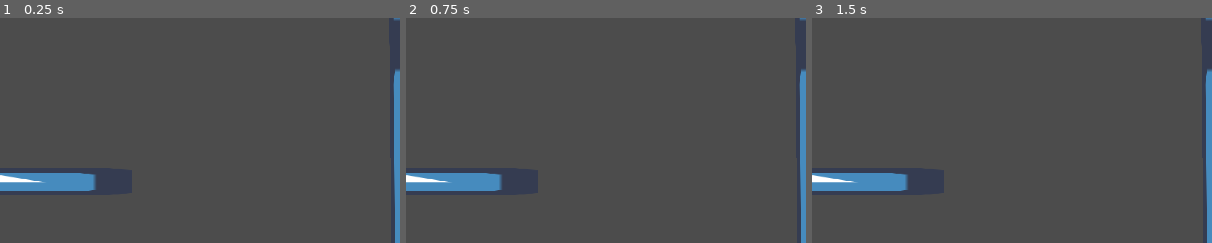
Above: before the commit, frames 1-3 (left to right).
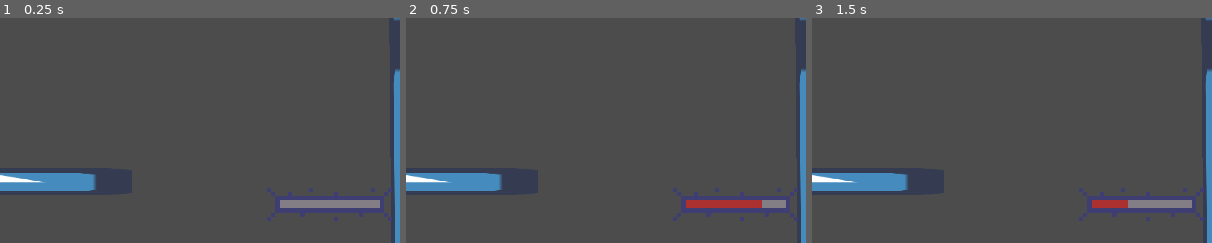
Above: after the commit, the same moments.

Repository: KoshakiDev/GodotWildJam13Mar2021
Game: Godot game, scene res://Levels/DebugLevel.tscn
Two runs of this game, one before a commit and one after it. Both use one fixed random seed, a clock stepped at 60 frames per second and the inputs below. The engine's default icon, where the game draws it, is replaced by a stand-in: a white triangle on a blue panel in a dark square.
Inputs:
- Up to frame 1 (0.25 s): no input
- Up to frame 2 (0.75 s): hold Right (move_right) from 0.53 s (still down); hold Space (jump, bound only before the commit) from 0.53 s (still down)
- Up to frame 3 (1.5 s): tap Enter at 1.25 s; release Right (move_right) at 1.28 s; release Space (jump, bound only before the commit) at 1.28 s; hold Left (move_left) from 1.28 s (still down); tap Space (jump, bound only before the commit) at 1.35 s
The pictures show only the part of the screen within x 50-100%, y 50-100%; the shares and areas given below are measured in that part.

The runs differ from the first frame. In frame 1, 2.3% of the frame differs, in the area x 66-98%, y 75-91%; in frame 2, 2.3%; in frame 3, 2.3%.

Commit message:
added energy system and active/passive module types

Diff:
--- a/Entities/Player/Player.gd
+++ b/Entities/Player/Player.gd
@@ -1,11 +1,29 @@
+class_name Player
 extends RigidBody2D
 
 
+signal hit_ground()
+signal left_ground()
+
 export var max_linear_velocity := Vector2(500, -1)
 
+
+var on_ground: bool = false
 
 func _physics_process(delta):
 	if max_linear_velocity.x >= 0:
 		linear_velocity.x = min(linear_velocity.x, max_linear_velocity.x)
 	if max_linear_velocity.y >= 0:
 		linear_velocity.y = min(linear_velocity.y, max_linear_velocity.y)
+
+	var hit_ground := test_motion(Vector2.DOWN * 5)
+
+	if not on_ground and hit_ground:
+		emit_signal("hit_ground")
+	elif on_ground and not hit_ground:
+		emit_signal("left_ground")
+	on_ground = hit_ground
+
+func setup(hud: HUD):
+	$ModuleManager.connect("energy_changed", hud, "update_energy_bar")
+	connect("hit_ground", $ModuleManager, "refill_energy")
--- /dev/null
+++ b/Levels/DebugLevel.gd
@@ -0,0 +1,8 @@
+extends Node2D
+
+
+onready var hud := $HUD
+onready var player := $Player
+
+func _ready():
+	player.setup(hud)
--- a/Levels/DebugLevel.tscn
+++ b/Levels/DebugLevel.tscn
@@ -1,9 +1,12 @@
-[gd_scene load_steps=3 format=2]
+[gd_scene load_steps=5 format=2]
 
 [ext_resource path="res://Obstacles/Platform.tscn" type="PackedScene" id=1]
 [ext_resource path="res://Entities/Player/Player.tscn" type="PackedScene" id=2]
+[ext_resource path="res://HUD/HUD.tscn" type="PackedScene" id=3]
+[ext_resource path="res://Levels/DebugLevel.gd" type="Script" id=4]
 
 [node name="DebugLevel" type="Node2D"]
+script = ExtResource( 4 )
 
 [node name="Platforms" type="Node2D" parent="."]
 
@@ -58,3 +61,11 @@
 position = Vector2( 255.943, -44.3199 )
 mass = 0.5
 gravity_scale = 3.0
+
+[node name="HUD" parent="." instance=ExtResource( 3 )]
+anchor_left = 0.0
+anchor_top = 0.0
+anchor_right = 1.0
+anchor_bottom = 1.0
+margin_right = 1920.0
+margin_bottom = 1080.0
--- a/Modules/Module.gd
+++ b/Modules/Module.gd
@@ -1,6 +1,20 @@
 class_name Module
 extends Node2D
 
+
+enum Type {
+	Passive,
+	Active,
+}
+
+# The mass this module will add to the body
+export var mass: float = 0
+# The amount of energy this module reserves (reduces max_energy of the player).
+export var energey_reserved: float = 0
+# The amount of energy this modules consumes when activated (only for active modules).
+export var energy_consumption: float = 0
+
+export(Type) var module_type: int = 0
 
 # Used to keep track of the modules that were connected to each of the connectors.
 # Keys are the connectors (Connector) values are the modules (Module).
@@ -13,6 +27,13 @@
 
 onready var connections := $Connections.get_children()
 onready var colliders := $CollisionBoxes.get_children()
+
+
+## Override functions:
+
+# Called whenever this module should be used (only for active-type modules).
+func use(_event: InputEvent):
+	pass
 
 
 func _ready():
--- a/Modules/ModuleManager.gd
+++ b/Modules/ModuleManager.gd
@@ -1,10 +1,91 @@
 class_name ModuleManager
 extends Node2D
 
+# Emitted whenever the module energy changes.
+signal energy_changed(energy, max_energy)
 
-func _ready():
-	print(Vector2.LEFT.angle())
+
+# Maximum energy.
+export var max_energy := 100
+
+# Mass of all the modules together.
+var accumulated_mass: float
+# Current energy.
+var energy: float
+# Currently reserved (unusable) energy.
+var energy_reserved: float
+
+# Dictionary keeping track of which input action is used for which module.
+# Keys are the names of the actions (String), values are modules (Module).
+var use_mapping := {}
+
+
+func _ready() -> void:
 	var head: Module = $PlayerHead
 	var thruster: Module = $Thruster
+
+	# Register the modules.
+	register_module(head)
+	register_module(thruster, "use_module_1")
+
+	# Connect the thruster to the head.
 	head.connect_module(thruster, head.get_connector_in(Vector2.DOWN),
 		thruster.get_connector_in(Vector2.UP))
+
+	# Refill energy initially.
+	refill_energy()
+
+func _unhandled_input(event: InputEvent):
+	# Check if any of the use_mapping actions are pressed.
+	for input_action in use_mapping:
+		if event.is_action_pressed(input_action):
+			# Use the module associated with this action.
+			use_module(use_mapping[input_action], event)
+
+
+# Registers a module to add its mass, reserved energy and add it's input action.
+# Automatically subtracts those values when the module is freed (see _on_module_removed)
+func register_module(module: Module, input_action := "") -> void:
+	if input_action != "":
+		use_mapping[input_action] = module
+	accumulated_mass += module.mass
+	energy_reserved += module.energey_reserved
+	module.connect("tree_exited", self, "_on_module_removed", [module.mass, module.energey_reserved, input_action])
+
+# Is called whenever a module is removed. Changes mass, reserved energy and use_mapping
+# to not include that module anymore.
+func _on_module_removed(module_mass: float, module_energy_reserved: float, input_action: String) -> void:
+	if use_mapping.has(input_action):
+		use_mapping.erase(input_action)
+	accumulated_mass -= module_mass
+	energy_reserved -= module_energy_reserved
+
+# Refills the energy to the full (or to a percentile of the full energy based on
+# fill_multiplier) fill_multiplier is capped at 1.0.
+func refill_energy(fill_multiplier := 1.0) -> void:
+	fill_multiplier = min(fill_multiplier, 1.0)
+	energy = (max_energy - energy_reserved) * fill_multiplier
+	print("Refilled energy: %s" % energy)
+	emit_signal("energy_changed", energy, max_energy)
+
+# Reduces energy by amount and emits energy_changed signal.
+func use_energy(amount: float) -> void:
+	energy -= amount
+	emit_signal("energy_changed", energy, max_energy)
+
+# Uses the module if it is an active-type module and there is enough energy
+# for it. Uses up the needed energy.
+# The InputEvent is passed for additional context information.
+func use_module(module: Module, event: InputEvent) -> void:
+	# Check if the module is active type (can actually be used).
+	if module.module_type == Module.Type.Active:
+		var energy_needed = module.energy_consumption
+		if energy_needed <= energy:
+			# Subtract the energy
+			use_energy(energy_needed)
+			# Actually use the module
+			module.use(event)
+		else:
+			print("Not enough energy!")
+	else:
+		print("Tried to activate non-active module %s" % module.name)
--- a/Modules/Thruster/SmallThruster.gd
+++ b/Modules/Thruster/SmallThruster.gd
@@ -2,7 +2,6 @@
 
 export var thrust_force := 150
 
-func _unhandled_input(event):
-	if event.is_action_pressed("jump"):
-		owner.apply_impulse($Connections/Connector.position,
-			Vector2.UP.rotated(owner.rotation) * thrust_force)
+func use(_event: InputEvent):
+	owner.apply_impulse($Connections/Connector.position,
+		Vector2.UP.rotated(owner.rotation) * thrust_force)
--- a/Modules/Thruster/SmallThruster.tscn
+++ b/Modules/Thruster/SmallThruster.tscn
@@ -6,6 +6,8 @@
 
 [node name="Thruster" instance=ExtResource( 1 )]
 script = ExtResource( 2 )
+energy_consumption = 30.0
+module_type = 1
 
 [node name="CollisionShape2D" type="CollisionPolygon2D" parent="CollisionBoxes" index="0"]
 polygon = PoolVector2Array( 12.5, 0, 25, 25, -25, 25, -12.5, 0, 0, 0, 0, 0 )
--- a/project.godot
+++ b/project.godot
@@ -28,12 +28,18 @@
 "class": "ModuleManager",
 "language": "GDScript",
 "path": "res://Modules/ModuleManager.gd"
+}, {
+"base": "RigidBody2D",
+"class": "Player",
+"language": "GDScript",
+"path": "res://Entities/Player/Player.gd"
 } ]
 _global_script_class_icons={
 "Connector": "",
 "HUD": "",
 "Module": "",
-"ModuleManager": ""
+"ModuleManager": "",
+"Player": ""
 }
 
 [application]
@@ -69,12 +75,6 @@
 , Object(InputEventJoypadMotion,"resource_local_to_scene":false,"resource_name":"","device":0,"axis":2,"axis_value":1.0,"script":null)
  ]
 }
-jump={
-"deadzone": 0.5,
-"events": [ Object(InputEventKey,"resource_local_to_scene":false,"resource_name":"","device":0,"alt":false,"shift":false,"control":false,"meta":false,"command":false,"pressed":false,"scancode":32,"unicode":0,"echo":false,"script":null)
-, Object(InputEventJoypadButton,"resource_local_to_scene":false,"resource_name":"","device":0,"button_index":0,"pressure":0.0,"pressed":false,"script":null)
- ]
-}
 rotate_left={
 "deadzone": 0.5,
 "events": [ Object(InputEventKey,"resource_local_to_scene":false,"resource_name":"","device":0,"alt":false,"shift":false,"control":false,"meta":false,"command":false,"pressed":false,"scancode":65,"unicode":0,"echo":false,"script":null)
@@ -87,6 +87,30 @@
 , Object(InputEventJoypadMotion,"resource_local_to_scene":false,"resource_name":"","device":0,"axis":0,"axis_value":1.0,"script":null)
  ]
 }
+use_module_1={
+"deadzone": 0.5,
+"events": [ Object(InputEventJoypadButton,"resource_local_to_scene":false,"resource_name":"","device":0,"button_index":0,"pressure":0.0,"pressed":false,"script":null)
+, Object(InputEventKey,"resource_local_to_scene":false,"resource_name":"","device":0,"alt":false,"shift":false,"control":false,"meta":false,"command":false,"pressed":false,"scancode":32,"unicode":0,"echo":false,"script":null)
+ ]
+}
+use_module_2={
+"deadzone": 0.5,
+"events": [ Object(InputEventJoypadButton,"resource_local_to_scene":false,"resource_name":"","device":0,"button_index":2,"pressure":0.0,"pressed":false,"script":null)
+, Object(InputEventKey,"resource_local_to_scene":false,"resource_name":"","device":0,"alt":false,"shift":false,"control":false,"meta":false,"command":false,"pressed":false,"scancode":16777237,"unicode":0,"echo":false,"script":null)
+ ]
+}
+use_module_3={
+"deadzone": 0.5,
+"events": [ Object(InputEventJoypadButton,"resource_local_to_scene":false,"resource_name":"","device":0,"button_index":1,"pressure":0.0,"pressed":false,"script":null)
+, Object(InputEventKey,"resource_local_to_scene":false,"resource_name":"","device":0,"alt":false,"shift":false,"control":false,"meta":false,"command":false,"pressed":false,"scancode":16777238,"unicode":0,"echo":false,"script":null)
+ ]
+}
+use_module_4={
+"deadzone": 0.5,
+"events": [ Object(InputEventJoypadButton,"resource_local_to_scene":false,"resource_name":"","device":0,"button_index":3,"pressure":0.0,"pressed":false,"script":null)
+, Object(InputEventKey,"resource_local_to_scene":false,"resource_name":"","device":0,"alt":false,"shift":false,"control":false,"meta":false,"command":false,"pressed":false,"scancode":70,"unicode":0,"echo":false,"script":null)
+ ]
+}
 
 [physics]
 
